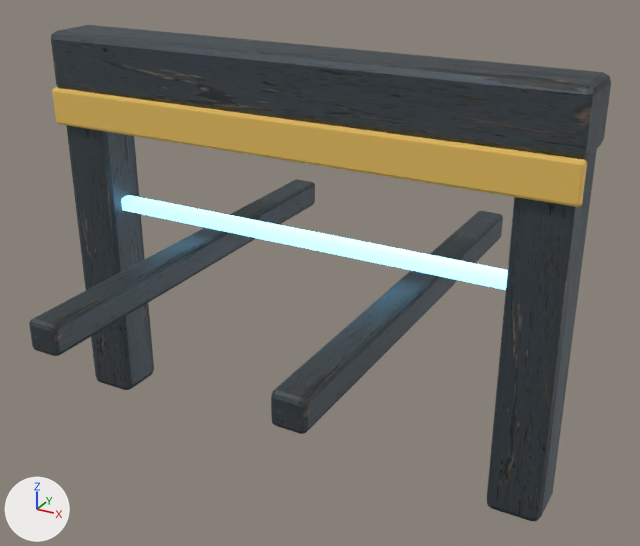
The glTF model assets/world/aetherfall/models/access_gate.glb, before and after one commit.
One viewpoint serves both versions: a 50 mm camera at (5.4, -9.24, 4.49) aimed at (0.28, 0.07, -0.17). The axes (+X, +Y, +Z) are drawn at lower left. The lights are the same throughout. The picture after the commit comes second.

Names of what the first picture shows: 'GateBar', 'GateLintel', 'GatePostL', 'GatePostR', 'GateStrut0', 'GateStrut1', 'GateWarning'.
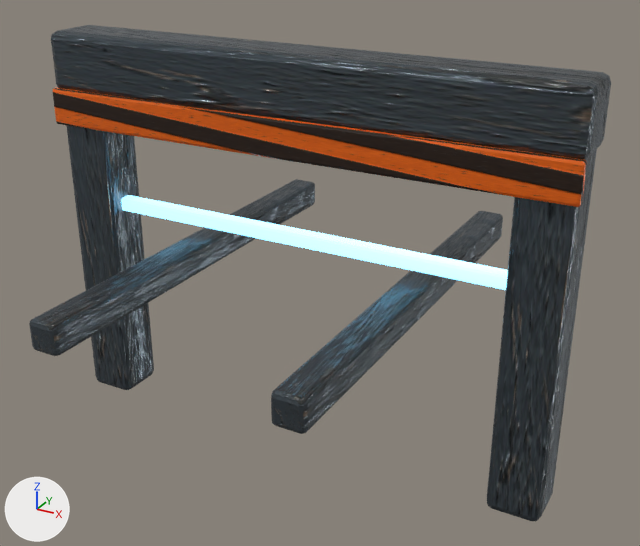
The change, as JSON lines over the scene's bpy script:
```json
{"op": "add", "block": "img_aether_hazard", "code": ["img_aether_hazard = load_image('aether_hazard', '_unpacked/aether_hazard', 512, 512, 'sRGB')"]}
{"op": "add", "block": "img_aether_hazard_normal", "code": ["img_aether_hazard_normal = load_image('aether_hazard_normal', '_unpacked/aether_hazard_normal', 256, 256, 'Non-Color')"]}
{"op": "add", "block": "img_aether_hazard_orm", "code": ["img_aether_hazard_orm = load_image('aether_hazard_orm', '_unpacked/aether_hazard_orm', 256, 256, 'Non-Color')"]}
{"op": "add", "block": "img_aether_metal_normal", "code": ["img_aether_metal_normal = load_image('aether_metal_normal', '_unpacked/aether_metal_normal', 256, 256, 'Non-Color')"]}
{"op": "add", "block": "img_aether_metal_orm", "code": ["img_aether_metal_orm = load_image('aether_metal_orm', '_unpacked/aether_metal_orm', 256, 256, 'Non-Color')"]}
{"block": "mat_steel", "change": "nodes: BsdfPrincipled, OutputMaterial, TexImage"}
{"block": "mat_steel", "change": "nodes: BsdfPrincipled, NormalMap, OutputMaterial, SeparateColor, TexImage x3"}
{"block": "mat_steel", "change": "uses the picture img_aether_metal_normal"}
{"block": "mat_steel", "change": "uses the picture img_aether_metal_orm"}
{"block": "mat_hazard", "change": "nodes: BsdfPrincipled, OutputMaterial"}
{"block": "mat_hazard", "change": "colours: yellow #edc461"}
{"block": "mat_hazard", "change": "nodes: BsdfPrincipled, NormalMap, OutputMaterial, SeparateColor, TexImage x3"}
{"block": "mat_hazard", "change": "uses the picture img_aether_hazard"}
{"block": "mat_hazard", "change": "uses the picture img_aether_hazard_normal"}
{"block": "mat_hazard", "change": "uses the picture img_aether_hazard_orm"}
```

Changed parts and their boxes [x1, y1, x2, y2] in the pictures (640 x 546 px):
```json
{"object": "GateLintel", "change": "surface changed", "before": [53, 26, 604, 160], "after": [53, 26, 604, 160]}
{"object": "GateWarning", "change": "surface changed", "before": [52, 88, 587, 207], "after": [52, 88, 587, 207], "on screen": "darker"}
{"object": "GateStrut1", "change": "surface changed", "before": [273, 225, 497, 428], "after": [273, 225, 497, 428]}
```
